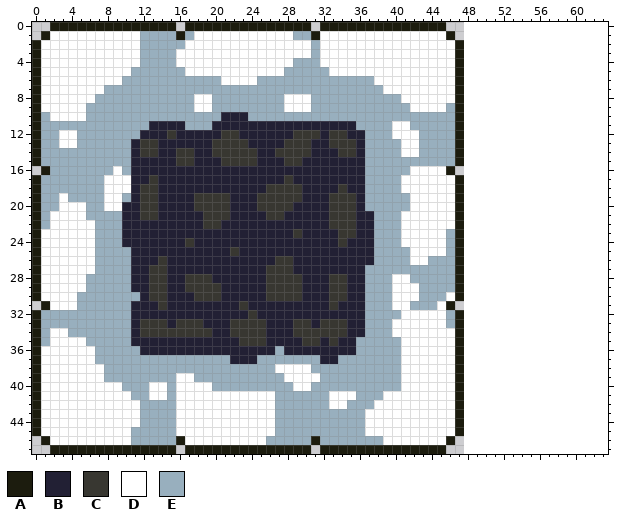
Pixel-art sprite -- Olympus/Sprites/TileSet1.png. Above, as it was before the edit.
The file is 48x48 pixels. The old version is drawn lined up with the new one, on the new canvas.
Palette (. is transparent): A #1c1c0e  B #222034  C #383731  D #ffffff  E #98afbe
Pixels before (only the part around the change), first column x 0:
 0 ..AAAAAAAAAAAAAA.AAAAAAAAAAAAAA.AAAAAAAAAAAAAA..................
 1 .ADDDDDDDDDDEEEEAEDDDDDDDDDDDEEADDDDDDDDDDDDDDA.................
 2 ADDDDDDDDDDDEEEEEDDDDDDDDDDDDDDEDDDDDDDDDDDDDDDA................
 3 ADDDDDDDDDDDEEEEDDDDDDDDDDDDDDDEDDDDDDDDDDDDDDDA................
 4 ADDDDDDDDDDDEEEEDDDDDDDDDDDDDEEEDDDDDDDDDDDDDDDA................
 5 ADDDDDDDDDDEEEEEEDDDDDDDDDDDEEEEEDDDDDDDDDDDDDDA................
 6 ADDDDDDDDDEEEEEEEEEEEDDDDEEEEEEEEEEEEEDDDDDDDDDA................
 7 ADDDDDDDEEEEEEEEEEEEEEEEEEEEEEEEEEEEEEEDDDDDDDDA................
 8 ADDDDDDEEEEEEEEEEEDDEEEEEEEEDDDEEEEEEEEEEDDDDDDA................
 9 ADDDDDEEEEEEEEEEEEDDEEEEEEEEDDDEEEEEEEEEEEDDDDEA................
10 AEDDDDEEEEEEEEEEEEEEEBBBEEEEEEEEEEEEEEEEEEEEEEEA................
11 AEEEEEEEEEEEEBBBBEEEBBBBBBBBBBBBBBBBEEEEDDEEEEEA................
12 AEEDDEEEEEEEBBBCBBBBBCCBBBBBBCCCBCCBBEEEDDDEEEEA................
13 AEEDDEEEEEEBCCBBBBBBCCCCBBBBCCCBBCCCBEEEEDDEEEEA................
14 AEEEEEEEEEEBCCBBCCBBCCCCCBBCCCCBBBCCBEEEEDDEEEEA................
15 AEEEEEEEEEEBBBBBCCBBBCCCCBBBCCBBBBBBBEEEEEEEEEEA................
16 .AEEEEEEEDEBBBBBBBBBBBBBBBBBBBBBBBBBBEEEEEDDDDA.................
17 AEEEEEEEDDDBBCBBBBBBBBBBBBBBCBBBBBBBBEEEEDDDDDDA................
18 AEEEEEEEDDDBCCBBBBBBBBBBBBCCCCBBBBCBBEEEEDDDDDDA................
19 AEEDEEEEDDEBCCBBBBCCCCBBBCCCCCBBBCCCBEEEEEDDDDDA................
20 AEEDDDEEDDBBCCBBBBCCCCBBBCCCCBBBBCCCBEEEEEDDDDDA................
21 AEDDDDEEEEBBCCBBBBBCCCBBBBCCBBBBBCCCBBEEEDDDDDDA................
22 AEDDDDDEEEBBBBBBBBBCCBBBBBBBBBBBBCCCBBEEEDDDDDDA................
23 ADDDDDDEEEBBBBBBBBBBBBBBBBBBBCBBBBCCBBEEEDDDDDEA................
24 ADDDDDDEEEBBBBBBBCBBBBBBBBBBBBBBBBCBBBEEEDDDDDEA................
25 ADDDDDDEEEEBBBBBBBBBBBCBBBBBBBBBBBBBBBEEEEDDDDEA................
26 ADDDDDDEEEEBBBCBBBBBBBBBBBBCCBBBBBBBBBEEEEDDEEEA................
27 ADDDDDDEEEEBBCCBBBBBBBBBBBCCCBBBBBBBBEEEEEEEEEEA................
28 ADDDDDEEEEEBBCCBBCCCBBBBBBCCCCBBBCCBBEEEDDEEEEEA................
29 ADDDDDEEEEEBBCCBBCCCCBBBBBCCCCBBBCCBBEEEDDDEEEEA................
30 ADDDDEEEEEEEBCCBBBCCCBBBBBCCCCBBBCCBBEEEDDDEEEDA................
31 .ADDDEEEEEEBBBCBBBBBBBBCBBBBBBBBBCBBBEEEDDEEEDA.................
32 AEEEEEEEEEEBBBBBBBBBBBBBCBBBBBBBBBBBBEEEEDDDDDEA................
33 AEEEEEEEEEEBCCCBCCCBBBCCCCBBBCCBCCCBBEEEDDDDDDEA................
34 AEDDEEEEEEEBCCCCCCCCBBCCCCBBBCCCCCCBBEEEDDDDDDDA................
35 AEDDDDEEEEEBBBBBBBBBBBBCCCBBBBCCBCBBEEEEEDDDDDDA................
36 ADDDDDDEEEEEBBBBBBBBBBBBBBBEBBBBBBBBEEEEEDDDDDDA................
37 ADDDDDDEEEEEEEEEEEEEEEBBBEEEEEEEBBEEEEEEEDDDDDDA................
38 ADDDDDDDEEEEEEEEEEEEEEEEEEEDDDDEEEEEEEEEEDDDDDDA................
39 ADDDDDDDEEEEEEEEDDEEEEEEEEEEDDDDEEEEEEEEEDDDDDDA................
40 ADDDDDDDDDEEEDDEDDDDEEEEEEEEEDDEEEEEEEEEEDDDDDDA................
41 ADDDDDDDDDDEEDDEDDDDDDDDDDDEEEEEEDDDEEEDDDDDDDDA................
42 ADDDDDDDDDDDEEEEDDDDDDDDDDDEEEEEEDDEEEDDDDDDDDDA................
43 ADDDDDDDDDDDEEEEDDDDDDDDDDDEEEEEEEEEEDDDDDDDDDDA................
44 ADDDDDDDDDDDEEEEDDDDDDDDDDDEEEEEEEEEEDDDDDDDDDDA................
45 ADDDDDDDDDDEEEEEDDDDDDDDDDDEEEEEEEEEEDDDDDDDDDDA................
46 .ADDDDDDDDDEEEEEADDDDDDDDDEEEEEAEEEEEEEDDDDDDDA.................
47 ..AAAAAAAAAAAAAA.AAAAAAAAAAAAAA.AAAAAAAAAAAAAA..................
Once edited:
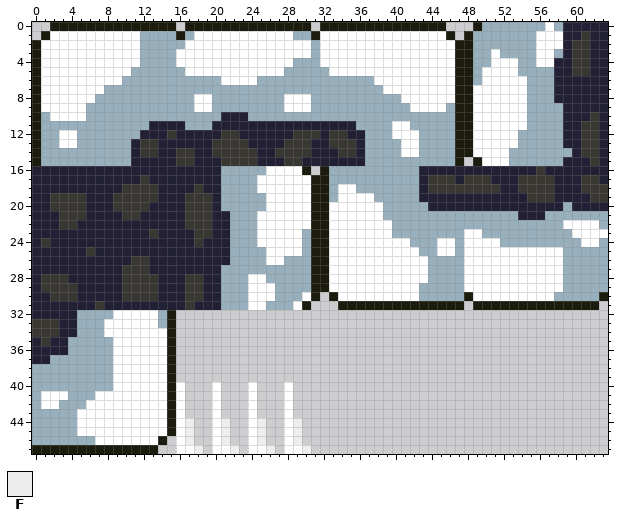
Colours new in this view: F #ededed
The author wrote: Update TileSet1.png Added spike to tileset
From old to new:
canvas 48x48 -> 64x48
Changed rows in their new state; - is an unchanged pixel.
first column x 0:
 0 -------------------------------------------------AEEEEEEEDEBBBBB
 1 ------------------------------------------------AEEEEEEEDDDBBCBB
 2 ------------------------------------------------AEEEEEEEDDDBCCBB
 3 ------------------------------------------------AEEDEEEEDDEBCCBB
 4 ------------------------------------------------AEEDDDEEDDBBCCBB
 5 ------------------------------------------------AEDDDDEEEEBBCCBB
 6 ------------------------------------------------AEDDDDDEEEBBBBBB
 7 ------------------------------------------------ADDDDDDEEEBBBBBB
 8 ------------------------------------------------ADDDDDDEEEBBBBBB
 9 ------------------------------------------------ADDDDDDEEEEBBBBB
10 ------------------------------------------------ADDDDDDEEEEBBBCB
11 ------------------------------------------------ADDDDDDEEEEBBCCB
12 ------------------------------------------------ADDDDDEEEEEBBCCB
13 ------------------------------------------------ADDDDDEEEEEBBCCB
14 ------------------------------------------------ADDDDEEEEEEEBCCB
15 -------------------------------------------------ADDDEEEEEEBBBCB
16 BBBBBBBBBBB----------EEEEEDDDDA.AEEEE-----EBBBBBBBBBBBBBCBBBBBBB
17 BBBBBBBBBBB-CB-------EEEEDDDDDDAAEEEE----EEBCCCBCCCBBBCCCCBBBCCB
18 BBBBBBBBBBCC------C--EEEEDDDDDDAAEDDE----EEBCCCCCCCCBBCCCCBBBCCC
19 BBCCCCBBBCCC-----C--BEEEEEDDDDDAAEDDDD----EBBBBBBBBBBBBCCCBBBBCC
20 BBCCCCBBBCCC-B---C--BEEEEEDDDDDAADDDDDD---EEBBBBBBBBBBBBBBBEBBBB
21 BBBCCCBBBBCCBB---CC-BBEEEDDDDDDAADDDDDD--EEEEEEEEEEEEEBBBEEEEEEE
22 BBBCCBBBBB-------CC-B-EEEDDDDDDAADDDDDDD-EEEEEEEEEEEEEEEEEEDDDDE
23 BBBBBBBBBB---C----CC--EEEDDDDDEAADDDDDDD-EEEEE-EDDEEEEEEEEEEDDDD
24 BCBBBBBBBB-------BC---EEEDDDDDEAADDDDDDDD-EEE-DEDDDDEEEEEEEEEDDE
25 BBBBBBCBBBB-----------EEEEDDDDEAADDDDDDDDD-EE-DEDDDDDDDDDDDEEEEE
26 BBBBBBBBBBBCC-B-------EEEEDDEEEAADDDDDDDDD-----EDDDDDDDDDDDEEEEE
27 BBBBBBBBBBCCCBB------EEEEEEEEEEAADDDDDDDDDDD---EDDDDDDDDDDDEEEEE
28 BCCCBBBBBBCCC-B----B-EEEDDEEEEEAADDDDDDD--DD---EDDDDDDDDDDDEEEEE
29 BCCCCBBBBBCCC-B----BBEEEDDDEEEEAADDDDDDD-------EDDDDDDDDDDDEEEEE
30 BBCCCBBBBBCCC-B--C-BBEEEDDDEEEDA.ADDDDDD------EEADDDDDDDDDEEEEEA
31 BBBBBBBCBBB---B--C---EEEDDEEEDA...AAAAAAAAAAAA-A-AAAAAAAAAAAAAA-
32 BBBBB----DDDDDEA................................----------------
33 CCCBB---DDDDDDEA................................----------------
34 CCCBB---DDDDDDDA................................----------------
35 BCBBEE---DDDDDDA................................----------------
36 BBBBEEE--DDDDDDA................................----------------
37 BBEEEEE--DDDDDDA................................----------------
38 EEEEEEEE-DDDDDDA................................----------------
39 EEEEEEEE-DDDDDDA................................----------------
40 EEEEEEEEE-DDD--A-...D...D...D...................----------------
41 E---EEE----DD--A-...-...-...D...................----------------
42 E--EEE------DDDA-...-...-...D...................----------------
43 EEEEE-------DDDA-...-...-...D...................----------------
44 EEEEE-------DDDA-F..-F..-F..DF..................----------------
45 EEEEE------DDDDA-F..-F..-F..DF..................----------------
46 EEEEEEE----DDDA.DF..-F..-F..DF.................-----------------
47 AA------------..DDF.DDF.DDF.DDF-..............------------------
Changed places in both pictures, as pixel boxes (x1, y1, x2, y2):
changed: (32, 22, 608, 454)
